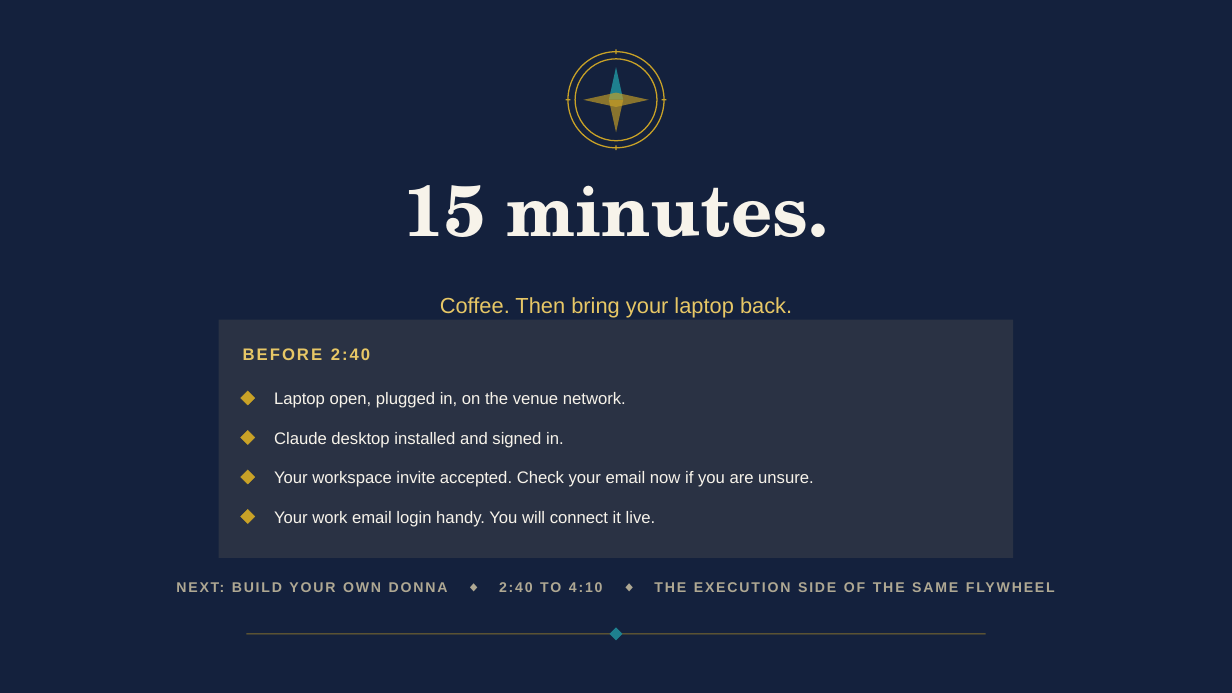
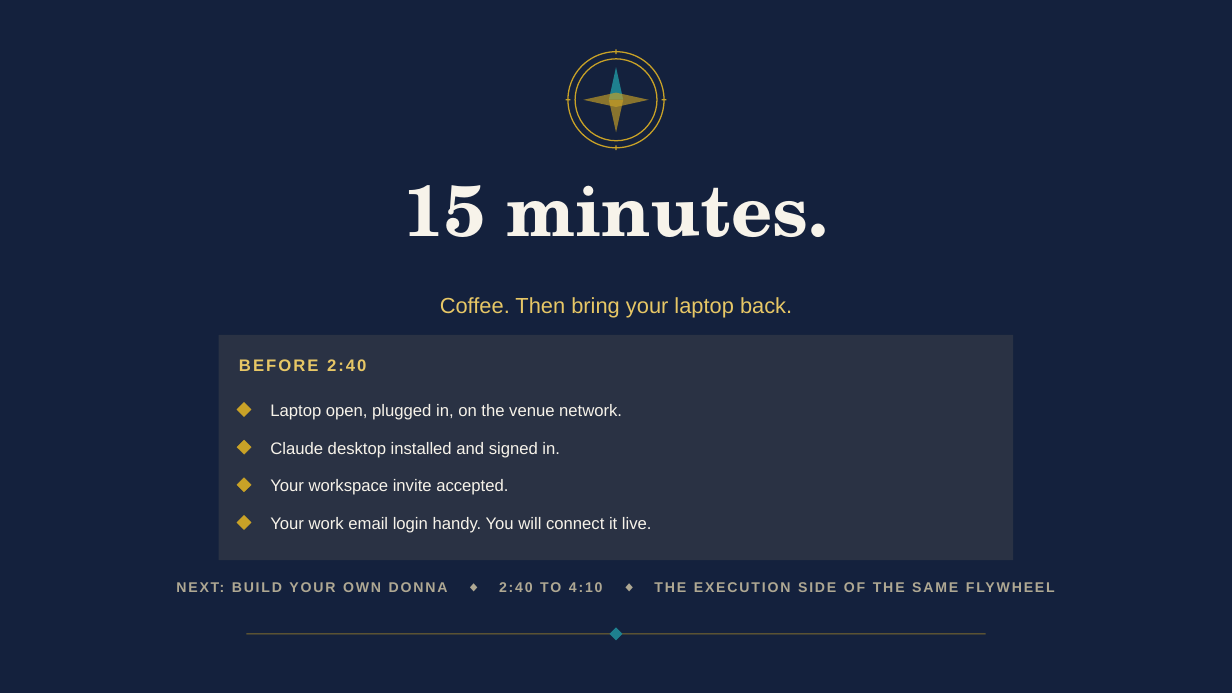
Before and after one commit to denisekgosnell/Donna, a slide deck: slide 21 of decks/sigcompass-reveal.pptx. Drawn at 1232x693 pixels with LibreOffice and Linux fonts; fonts in the diff are those of the drawing. Boxes give left, top, right and bottom in pixels: in the first picture for what was removed or moved away, otherwise in the second. Text is boxed around its words. In the diff, an @@ line names an element or a change of style, - is before the commit and + after.

```diff
--- a/decks/sigcompass-reveal.pptx
+++ b/decks/sigcompass-reveal.pptx
@@ rectangle: place and size @@
-rectangle at bbox=[219, 320, 1014, 558]
+rectangle at bbox=[219, 335, 1014, 561]
@@ text "BEFORE 2:40": place and size @@
-text "BEFORE 2:40" at bbox=[243, 348, 370, 360]
+text "BEFORE 2:40" at bbox=[239, 359, 366, 371]
@@ 3 rectangles: place and size @@
-3 rectangles at bbox=[241, 391, 255, 485]
+3 rectangles at bbox=[237, 403, 252, 492]
@@ text "Laptop open, plugged in, on ...": place and size @@
-text "Laptop open, plugged in, on ..." at bbox=[274, 392, 626, 408]
+text "Laptop open, plugged in, on ..." at bbox=[270, 404, 622, 420]
@@ text "Claude desktop installed and signed ...": place and size @@
-text "Claude desktop installed and signed ..." at bbox=[274, 432, 564, 448]
+text "Claude desktop installed and signed ..." at bbox=[270, 442, 560, 458]
@@ text at bbox=[270, 479, 508, 495]: text changed @@
-Your workspace invite accepted. Check your email now if you are unsure.
+Your workspace invite accepted.
@@ rectangle: place and size @@
-rectangle at bbox=[241, 510, 255, 524]
+rectangle at bbox=[237, 515, 252, 530]
@@ text "Your work email login handy. ...": place and size @@
-text "Your work email login handy. ..." at bbox=[274, 511, 656, 527]
+text "Your work email login handy. ..." at bbox=[270, 517, 652, 533]
```
Also in this commit, not shown: 7 other slides changed, 4 other files.
